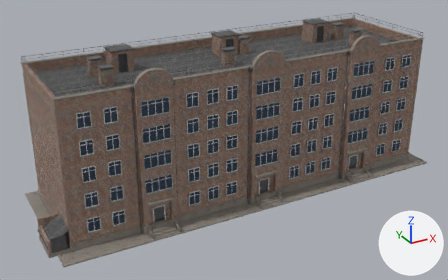
What one commit did to the glTF model models/five_story_building/scene.gltf.
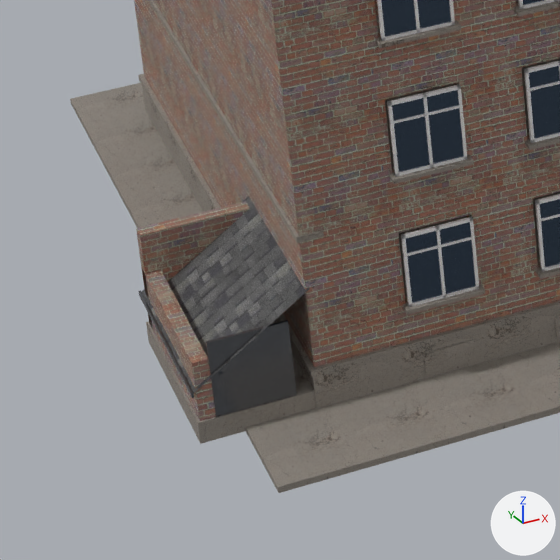
The first picture shows the older version from a 50 mm lens placed at (-34.4, -59.8, 35.2), pointed at (-2.1, -1.0, 5.8). The close-ups show the older and then the newer version on the part from 3% to 26% of the width and 63% to 100% of the height of that picture. Only the edits that show in the close-ups are written down. Every picture has the same lights, and +X, +Y and +Z are marked at lower right. Where no turn or scale is listed for an object, it has been applied to the vertices. Vertices at exactly the same position are counted once.

In view in the first close-up: 'Foundation_Cornices', 'Frames_And_Doors', 'Glazing_Panes', 'Metal_Details', 'Roof_Structure', 'Walls_Facade'.
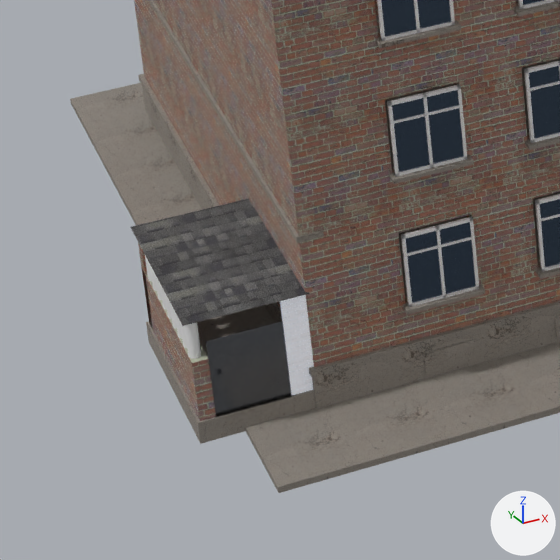
Where the change shows, as pixel boxes (x1, y1, x2, y2) in the close-ups (560 x 560 px; the box of a moved part takes in the faces that stretch with it):
'Roof_Structure', reshaped, moved
    before: (142, 196, 310, 393)
    after: (131, 199, 310, 326)
'Metal_Details', reshaped
    before: (139, 290, 297, 417)
    after: (206, 321, 297, 417)
'Cube.009', added
    after: (280, 295, 314, 395)
'Cube.008', added
    after: (184, 322, 201, 359)
'Cube.005', added
    after: (180, 322, 187, 348)
'Cube.004', added
    after: (175, 312, 182, 339)
'Cube.006', added
    after: (169, 301, 177, 329)
'Cube.007', added
    after: (164, 292, 172, 319)
'Cube.003', added
    after: (155, 275, 162, 300)
'Cube', added
    after: (145, 256, 152, 282)
'Cube.001', added
    after: (150, 265, 157, 291)
'Cube.002', added
    after: (160, 284, 167, 310)
part 1 of me_metal_details_mesh, deleted
    before: (139, 290, 194, 398)
part 2 of me_metal_details_mesh, cut back
    before: (206, 320, 297, 417)
    after: (206, 321, 291, 390)
part 4 of me_walls_facade_mesh, moved or reshaped
    before: (143, 270, 208, 421)
    after: (143, 272, 208, 421)

Edits to the bpy script that builds the scene:
```text
Change me_metal_details_mesh:
    verts and faces of me_metal_details_mesh; kept vertices keep their numbers, new ones are numbered from 3060
    remove me_metal_details_mesh.from_pydata(...)  # 3060 vertices, 3376 faces; spans x -24.8..22.5, y -8.4..7.0, z 0.1..17.1
    add me_metal_details_mesh.from_pydata(...)  # 3051 vertices, 3358 faces; spans x -24.4..22.5, y -8.4..7.0, z 0.1..17.1
    me_metal_details_mesh part 1: the loose piece of 8 vertices spanning x -24.8, y -6.6..-2.6, z 1.0..1.1 is deleted
    me_metal_details_mesh part 2
    add delete_vertices([526])  # with the faces that use them
    add delete_faces([(520, 521, 525), (520, 525, 524)])
    add faces += [(522, 527, 525)]
Change me_roof_structure_mesh:
    remove me_roof_structure_mesh.from_pydata(...)  # 36 vertices, 50 faces; spans x -24.8..22.1, y -6.6..6.2, z 1.1..17.5
    add me_roof_structure_mesh.from_pydata(...)  # 36 vertices, 50 faces; spans x -24.5..22.1, y -6.6..6.2, z 2.5..17.5
    me_roof_structure_mesh part 3
    me_roof_structure_mesh.vertices[0].co: (-24.8, -6.6, 1.1) -> (-24.5, -6.6, 2.6)  # pixel (192, 394) -> pixel (182, 325)
    me_roof_structure_mesh.vertices[1].co: (-22.5, -6.6, 2.7) -> (-22.2, -6.6, 2.5)  # pixel (309, 288) -> pixel (309, 293)
    me_roof_structure_mesh.vertices[2].co: (-22.5, -2.6, 2.7) -> (-22.2, -2.6, 2.5)
    me_roof_structure_mesh.vertices[3].co: (-24.8, -2.6, 1.1) -> (-24.5, -2.6, 2.6)  # pixel (139, 292) -> pixel (130, 226)
Change me_walls_facade_mesh:
    verts and faces of me_walls_facade_mesh; kept vertices keep their numbers, new ones are numbered from 1411
    remove me_walls_facade_mesh.from_pydata(...)  # 1411 vertices, 2678 faces; spans x -24.7..22.5, y -7.2..6.5, z 0.4..17.6
    add me_walls_facade_mesh.from_pydata(...)  # 1412 vertices, 2680 faces; spans x -24.7..22.5, y -7.2..6.5, z 0.4..17.6
    me_walls_facade_mesh part 4
    add delete_faces([(1328, 1329, 1330), (1328, 1330, 1331), (1324, 1328, 1327), (1327, 1328, 1331)])
    add verts[1411] = (-24.7, -4.6, 1.7)  # pixel (166, 313)
    add faces += [(1324, 1331, 1327), (1324, 1328, 1411), (1324, 1411, 1331), (1330, 1331, 1411), (1328, 1329, 1411), (1329, 1330, 1411)]
Change ob_roof_structure:
    ob_roof_structure.location: (0.0, 0.0, 0.0) -> (-0.27, 0.0, 0.0)
Add ob_cube_009:
    ob_cube_009 = bpy.data.objects.new('Cube.009', me_cube_009)  # a box spanning x -0.27..0.27, y -0.03..0.03, z -1.07..1.07; in mat_material (picture img_images, glowing greyish blue #6e7786)
    ob_cube_009.location = (-22.71, -6.46, 1.45)
Add ob_cube_008:
    ob_cube_008 = bpy.data.objects.new('Cube.008', me_cube_008)  # 80 vertices, 156 faces; spans x -1.0..1.0, y -1.0..1.0, z -1.0..1.0
    ob_cube_008.location = (-24.58, -6.25, 2.07)
    ob_cube_008.rotation_euler = (0.0, -3.142, 0.0)  # degrees (0, -180, 0)
    ob_cube_008.scale = (-0.113, -0.131, -0.481)
Add ob_cube_007:
    ob_cube_007 = bpy.data.objects.new('Cube.007', me_cube_008.copy())
    ob_cube_007.location = (-24.58, -4.73, 2.07)
    ob_cube_007.rotation_euler = (0.0, -3.142, 0.0)  # degrees (0, -180, 0)
    ob_cube_007.scale = (-0.113, -0.131, -0.481)
Add ob_cube_006:
    ob_cube_006 = bpy.data.objects.new('Cube.006', me_cube_008.copy())
    ob_cube_006.location = (-24.58, -5.11, 2.07)
    ob_cube_006.rotation_euler = (0.0, -3.142, 0.0)  # degrees (0, -180, 0)
    ob_cube_006.scale = (-0.113, -0.131, -0.481)
Add ob_cube_005:
    ob_cube_005 = bpy.data.objects.new('Cube.005', me_cube_008.copy())
    ob_cube_005.location = (-24.58, -5.87, 2.07)
    ob_cube_005.rotation_euler = (0.0, -3.142, 0.0)  # degrees (0, -180, 0)
    ob_cube_005.scale = (-0.113, -0.131, -0.481)
Add ob_cube_004:
    ob_cube_004 = bpy.data.objects.new('Cube.004', me_cube_008.copy())
    ob_cube_004.location = (-24.58, -5.49, 2.07)
    ob_cube_004.rotation_euler = (0.0, -3.142, 0.0)  # degrees (0, -180, 0)
    ob_cube_004.scale = (-0.113, -0.131, -0.481)
Add ob_cube_003:
    ob_cube_003 = bpy.data.objects.new('Cube.003', me_cube_008.copy())
    ob_cube_003.location = (-24.58, -3.99, 2.07)
    ob_cube_003.rotation_euler = (0.0, -3.142, 0.0)  # degrees (0, -180, 0)
    ob_cube_003.scale = (-0.113, -0.131, -0.481)
Add ob_cube_002:
    ob_cube_002 = bpy.data.objects.new('Cube.002', me_cube_008.copy())
    ob_cube_002.location = (-24.58, -4.37, 2.07)
    ob_cube_002.rotation_euler = (0.0, -3.142, 0.0)  # degrees (0, -180, 0)
    ob_cube_002.scale = (-0.113, -0.131, -0.481)
Add ob_cube_001:
    ob_cube_001 = bpy.data.objects.new('Cube.001', me_cube_008.copy())
    ob_cube_001.location = (-24.58, -3.61, 2.07)
    ob_cube_001.rotation_euler = (0.0, -3.142, 0.0)  # degrees (0, -180, 0)
    ob_cube_001.scale = (-0.113, -0.131, -0.481)
Add ob_cube:
    ob_cube = bpy.data.objects.new('Cube', me_cube_008.copy())
    ob_cube.location = (-24.58, -3.23, 2.07)
    ob_cube.rotation_euler = (0.0, -3.142, 0.0)  # degrees (0, -180, 0)
    ob_cube.scale = (-0.113, -0.131, -0.481)
```
